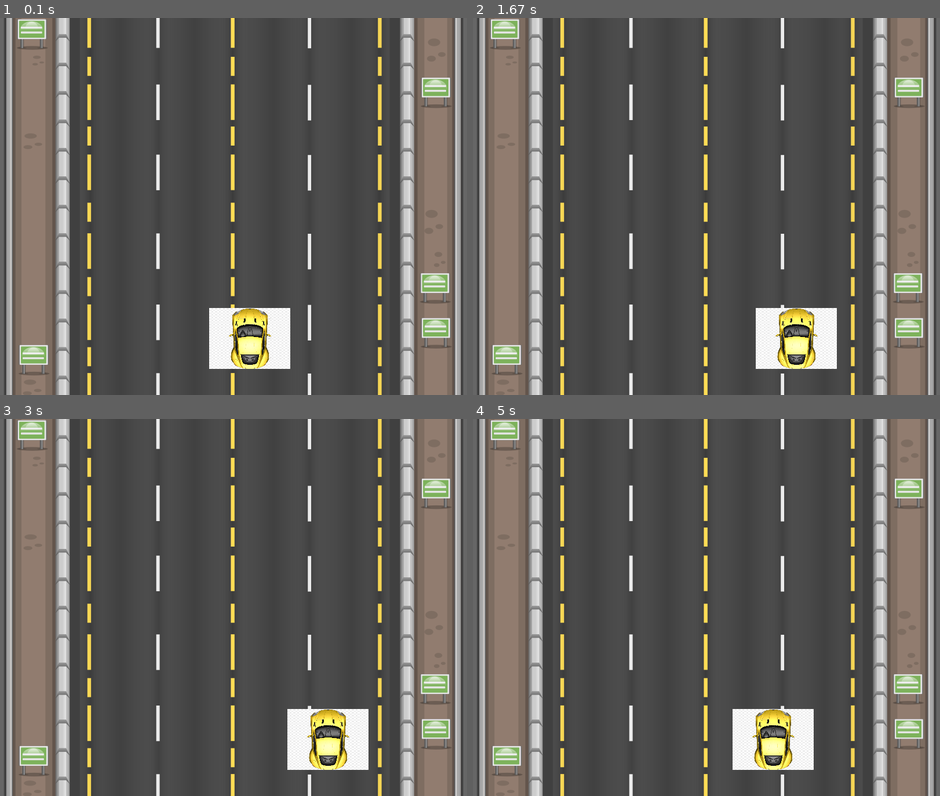
Above: before the commit, frames 1-4 (two rows, left to right).
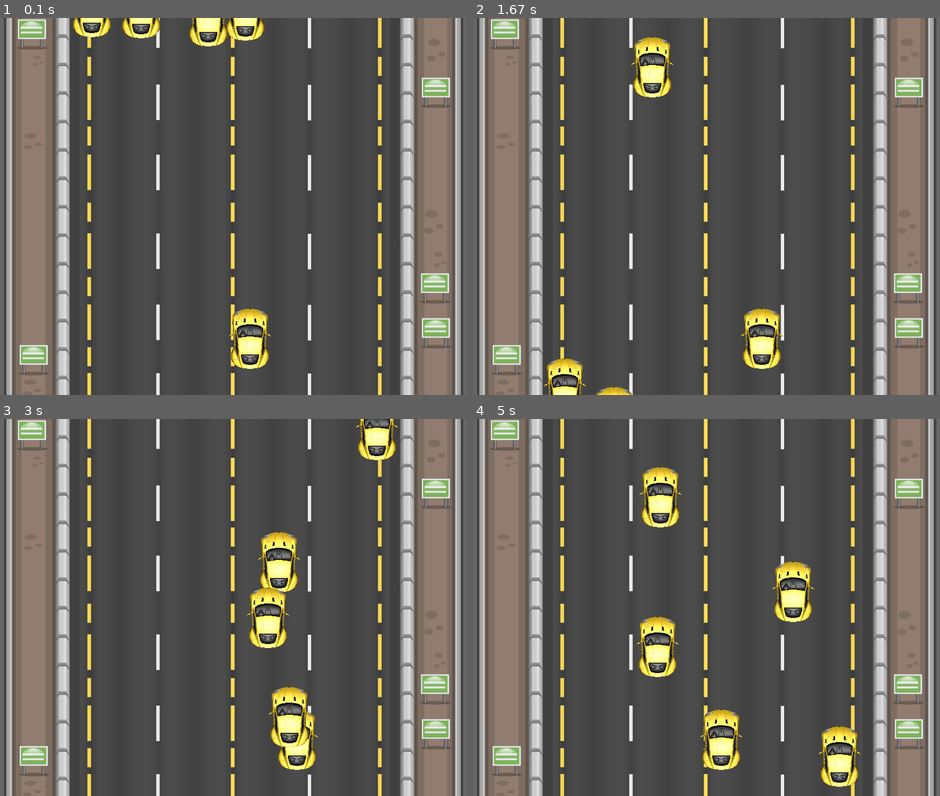
Above: after the commit, the same moments.

Repository: Ribs2004/Pygame2
Game: pygame game, started from main.py
Same seed, same stepped clock (60 frames per second), same inputs: the game is played once before the commit and once after it.
Inputs:
- Up to frame 1 (0.1 s): no input
- Up to frame 2 (1.67 s): hold Right 0.33-0.8 s; hold Right 0.83-1.3 s; hold Left from 1.33 s (still down)
- Up to frame 3 (3 s): release Left at 1.87 s; hold Left 1.9-2.3 s; hold Right 2.33-2.97 s
- Up to frame 4 (5 s): hold Left 3-3.47 s; hold Right 3.5-3.97 s; hold Right 4-4.47 s; hold Left from 4.5 s (still down)

The runs differ from the first frame. In frame 1, 3.3% of the frame differs, in the area x 15-63%, y 0-94%; in frame 2, 4.8%; in frame 3, 6.1%; in frame 4, 7.7%, in the area x 34-84%, y 12-98%.

Commit message:
obstaculos

Diff:
--- a/main.py
+++ b/main.py
@@ -1,11 +1,12 @@
 # ===== Inicialização =====
 # ----- Importa e inicia pacotes
 import pygame
+from random import *
 
 pygame.init()
 
 # ----- Variáveis
-LENGTH = 840
+HEIGHT = 840
 WIDTH = 650
 CAR_LENGTH = 140
 CAR_WIDTH = 105
@@ -15,8 +16,8 @@
 
 # ----- Inicia Assets
 background = pygame.image.load('img/background.png').convert()
-img = pygame.image.load('img/carro.png').convert_alpha()
-img_transform = pygame.transform.scale(img ,(CAR_LENGTH,CAR_WIDTH))
+player_car = pygame.image.load('img/carro.png').convert_alpha()
+player_car = pygame.transform.scale(player_car ,(CAR_LENGTH,CAR_WIDTH))
 
 # ----- Inicia estruturas de dados
 game = True
@@ -44,10 +45,34 @@
             if self.rect.left < 120:
                 self.rect.left = 120
 
+class Obstacles(pygame.sprite.Sprite):
+    def __init__(self, img):
+        pygame.sprite.Sprite.__init__(self)
+
+        self.image =img
+        self.rect = self.image.get_rect()
+        self.rect.x = randint(105, 630)
+        self.rect.y = -100
+        self.speedy = randint(10, 22)
+
+    def update(self):
+        self.rect.y += self.speedy
+
+        if self.rect.top > HEIGHT:
+            self.rect.x = randint(105, 630)
+            self.rect.y = -100
+
 #assets = load_assets()
 all_sprites = pygame.sprite.Group()
-carro = Car(img_transform)
+all_obstacles = pygame.sprite.Group()
+carro = Car(player_car)
 all_sprites.add(carro)
+for c in range (0, 4):
+    carro_obstaculo = Obstacles(player_car)
+    all_sprites.add(carro_obstaculo)
+    all_obstacles.add(carro_obstaculo)
+all_sprites.add(carro)
+
 
 # ===== Loop principal =====
 while game:
@@ -61,24 +86,21 @@
         if event.type == pygame.KEYDOWN:
             # Dependendo da tecla, altera a velocidade.
             if event.key == pygame.K_LEFT:
-                carro.speedx -= 8
+                carro.speedx -= 14
             if event.key == pygame.K_RIGHT:
-                carro.speedx += 8
+                carro.speedx += 14
         # Verifica se soltou alguma tecla.
         if event.type == pygame.KEYUP:
             # Dependendo da tecla, altera a velocidade.
             if event.key == pygame.K_LEFT:
-                carro.speedx += 8
+                carro.speedx += 14
             if event.key == pygame.K_RIGHT:
-                carro.speedx -= 8
+                carro.speedx -= 14
 
 
     all_sprites.update()
-    # ----- Gera saídas
-    window.fill((0, 0, 255))  # Preenche com a cor branca
     window.blit(background, (0, 0))
     all_sprites.draw(window)
-    # ----- Atualiza estado do jogo
     pygame.display.update()  # Mostra o novo frame para o jogador
 
 # ===== Finalização =====
Binary file changed: img/carro.png
